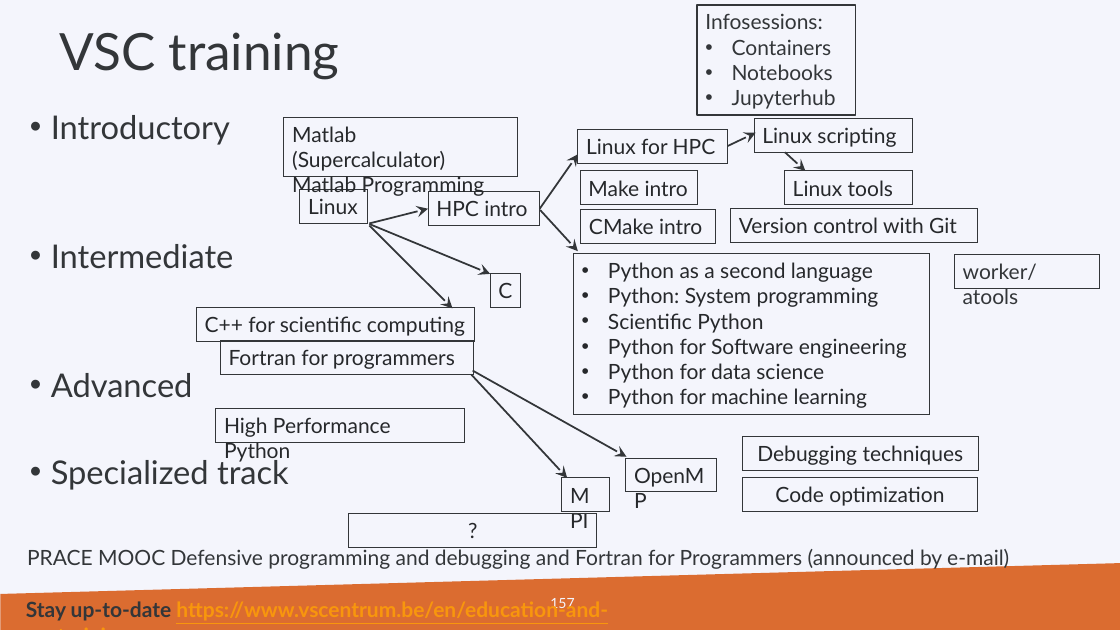
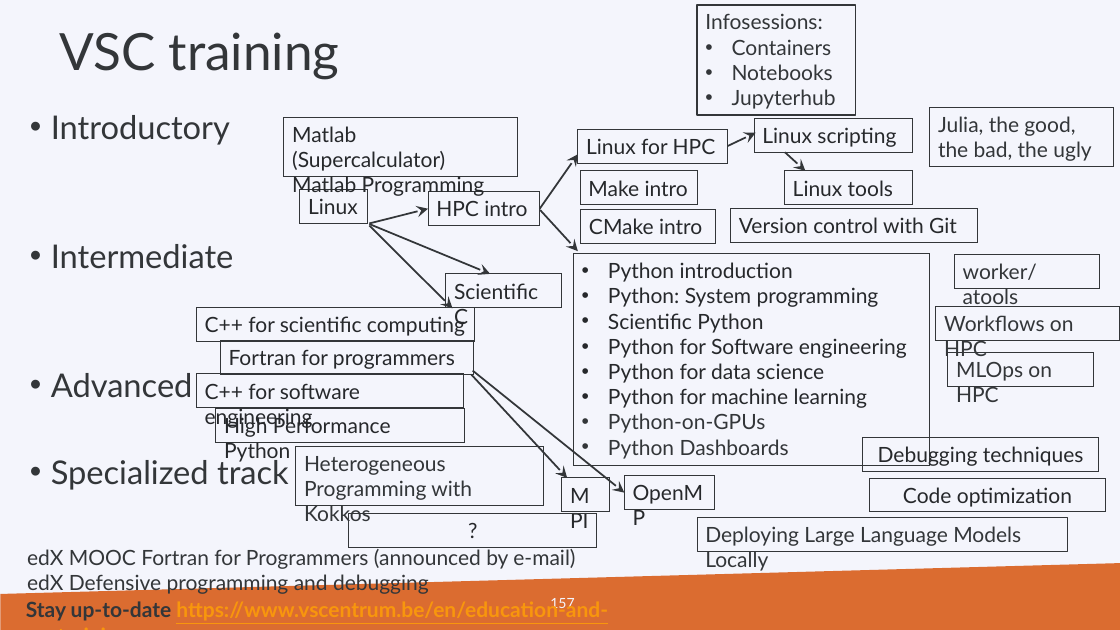
Before and after one commit to hpcleuven/Linux-scripting, a slide deck: slide 157 of Linux-scripting.pptx. Drawn at 1120x630 pixels with LibreOffice and Linux fonts; fonts in the diff are those of the drawing; background and template pictures are left out. Boxes give left, top, right and bottom in pixels: in the first picture for what was removed or moved away, otherwise in the second. Text is boxed around its words. In the diff, an @@ line names an element or a change of style, - is before the commit and + after.

```diff
--- a/Linux-scripting.pptx
+++ b/Linux-scripting.pptx
@@ rectangle added at bbox=[930, 108, 1114, 167], outline #333639 0.75 pt, 18 pt, text #333639 @@
+Julia, the good, the bad, the ugly
@@ rectangle "Python introduction": place and size @@
-rectangle "Python introduction" at bbox=[574, 254, 930, 415]
+rectangle "Python introduction" at bbox=[574, 254, 930, 465]
@@ text in rectangle at bbox=[608, 262, 793, 282]: text changed @@
-• Python as a second language
+• Python introduction
@@ rectangle "Scientific C": place and size @@
-rectangle "Scientific C" at bbox=[491, 274, 521, 308]
+rectangle "Scientific C" at bbox=[446, 274, 562, 308]
@@ text in rectangle at bbox=[454, 283, 538, 329]: text changed @@
-C
+Scientific C
@@ rectangle added at bbox=[936, 307, 1120, 340], outline #333639 0.75 pt, 18 pt, text #333639 @@
+Workflows on HPC
@@ rectangle added at bbox=[948, 353, 1093, 386], outline #333639 0.75 pt, 18 pt, text #333639 @@
+MLOps on HPC
@@ rectangle added at bbox=[197, 374, 464, 408], outline #333639 0.75 pt, 18 pt, text #26282B @@
+C++ for software engineering
@@ arrow moved from (473, 371) - (627, 457) to (473, 371) - (624, 492) @@
@@ text in rectangle at bbox=[608, 413, 789, 459]: paragraphs added @@
+• Python-on-GPUs
+• Python Dashboards
@@ rectangle added at bbox=[296, 446, 544, 506], outline #333639 0.75 pt, 18 pt, text #333639 @@
+Heterogeneous Programming with Kokkos
@@ rectangle "Debugging techniques": place and size @@
-rectangle "Debugging techniques" at bbox=[743, 437, 979, 471]
+rectangle "Debugging techniques" at bbox=[863, 438, 1099, 471]
@@ rectangle "OpenMP": place and size @@
-rectangle "OpenMP" at bbox=[626, 458, 717, 492]
+rectangle "OpenMP" at bbox=[624, 476, 715, 509]
@@ rectangle "Code optimization": place and size @@
-rectangle "Code optimization" at bbox=[742, 477, 978, 511]
+rectangle "Code optimization" at bbox=[870, 478, 1106, 512]
@@ rectangle added at bbox=[697, 518, 1069, 551], outline #333639 0.75 pt, 18 pt, text #333639 @@
+Deploying Large Language Models Locally
@@ text at bbox=[27, 547, 575, 595]: text changed @@
-PRACE MOOC Defensive programming and debugging and Fortran for Programmers (announced by e-mail)
+edX MOOC Fortran for Programmers (announced by e-mail)
+edX Defensive programming and debugging
```
Also in this commit, not shown: 1 other file.
